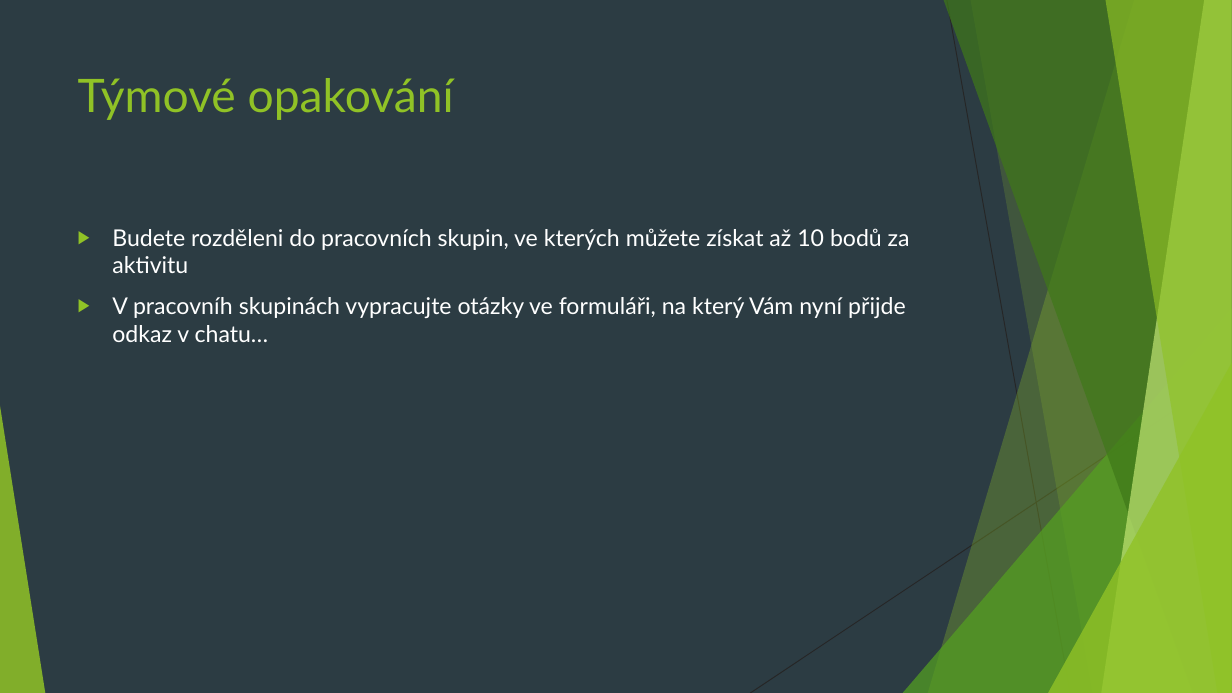
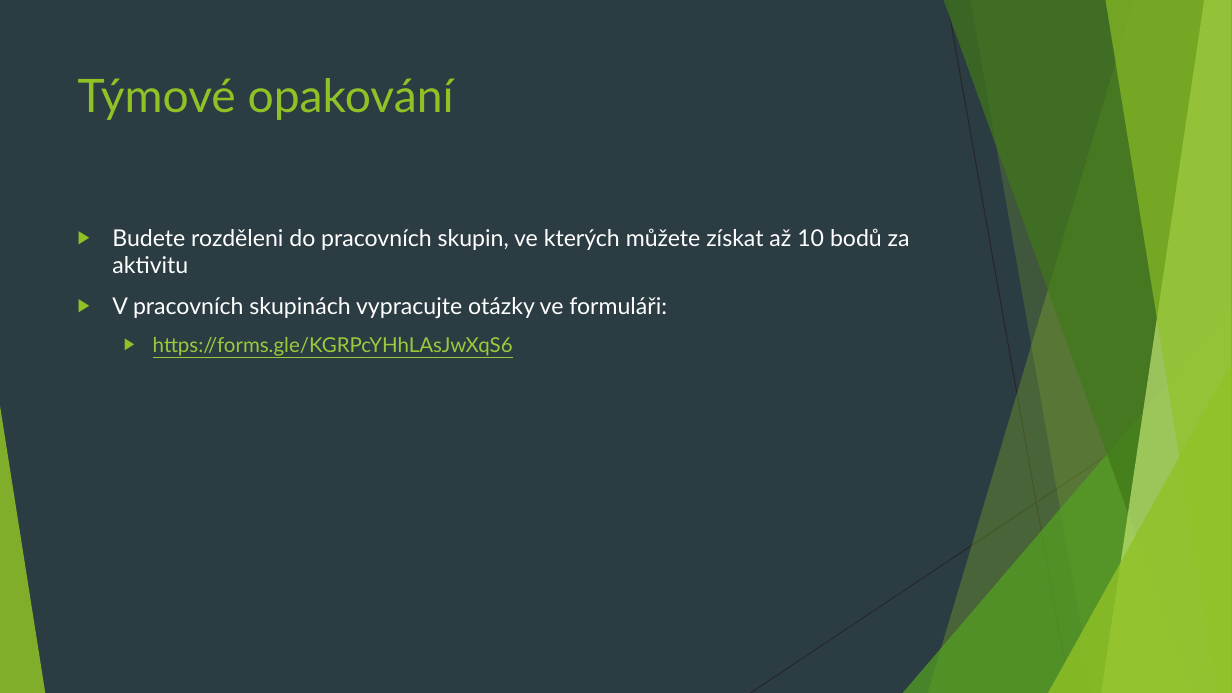
Before and after one commit to 4iz160/cviceni, a slide deck: slide 6 of 12-opakovani/cviceni-12.pptx. Drawn at 1232x693 pixels with LibreOffice and Linux fonts; fonts in the diff are those of the drawing. Boxes give left, top, right and bottom in pixels: in the first picture for what was removed or moved away, otherwise in the second. Text is boxed around its words. In the diff, an @@ line names an element or a change of style, - is before the commit and + after.

```diff
--- a/12-opakovani/cviceni-12.pptx
+++ b/12-opakovani/cviceni-12.pptx
@@ text at <box>112,297,667,356</box>: text changed @@
-▶ V pracovníh skupinách vypracujte otázky ve formuláři, na který Vám nyní přijde odkaz v chatu…
+▶ V pracovních skupinách vypracujte otázky ve formuláři:
+  ▶ https://forms.gle/KGRPcYHhLAsJwXqS6
```
Also in this commit, not shown: 1 other slide changed, 1 other file.
